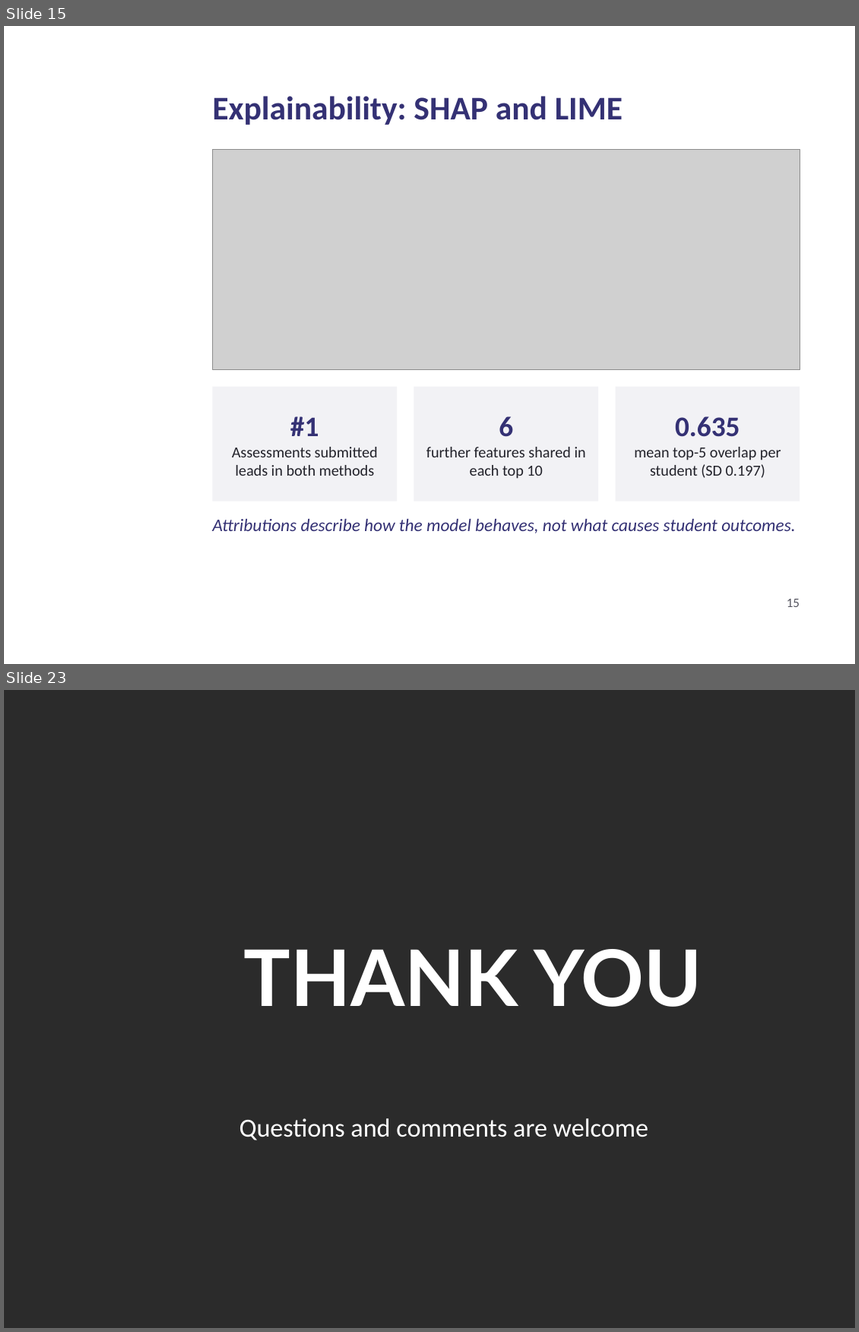
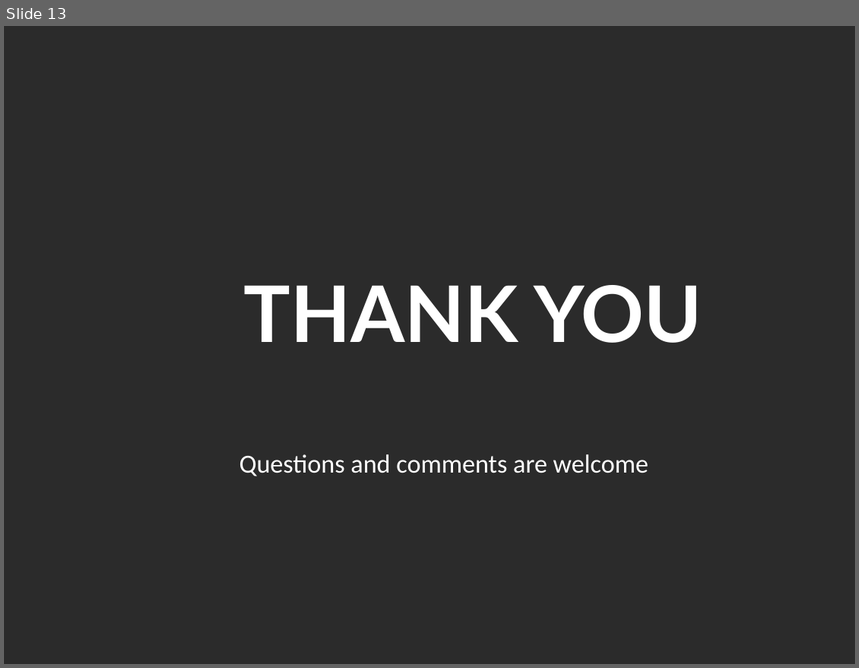
Before and after one commit to daniel-larry/python-run-result, a slide deck: Internal_Defense_Presentation.pptx. Shown one above the other, each under a label of ours: slides 15 and 23 before the commit, slide 13 after it; the slides between them are not shown. The pictures are 859x1332 and 859x668 pixels, drawn with LibreOffice and Linux fonts; fonts in the diff are those of the drawing; grey boxes stand for pictures; background and template pictures are left out; a plain dark background stands for a picture behind light text. Boxes give left, top, right and bottom in pixels: in the first picture for what was removed or moved away, otherwise in the second. Text is boxed around its words. In the diff, an @@ line names an element or a change of style, - is before the commit and + after.

```diff
--- a/Internal_Defense_Presentation.pptx
+++ b/Internal_Defense_Presentation.pptx
@@ slide 15 removed at box(4, 26, 855, 664), background picture (left out) @@
@@ title removed at box(212, 96, 623, 125) @@
-Explainability: SHAP and LIME
@@ picture removed at box(212, 149, 800, 370) @@
@@ rectangle removed at box(212, 387, 397, 502) @@
@@ rectangle removed at box(414, 387, 599, 502) @@
@@ rectangle removed at box(615, 387, 800, 502) @@
@@ text removed at box(232, 417, 378, 476) @@
-#1
-Assessments submitted leads in both methods
@@ text removed at box(427, 417, 586, 479) @@
-6
-further features shared in each top 10
@@ text removed at box(634, 417, 781, 478) @@
-0.635
-mean top-5 overlap per student (SD 0.197)
@@ text removed at box(212, 519, 795, 534) @@
-Attributions describe how the model behaves, not what causes student outcomes.
@@ text removed at box(787, 599, 800, 607) @@
-15
@@ what was slide 23 is now slide 13 @@
```
Also in this commit, not shown: 4 slides changed, 8 slides added, 17 other slides removed.
